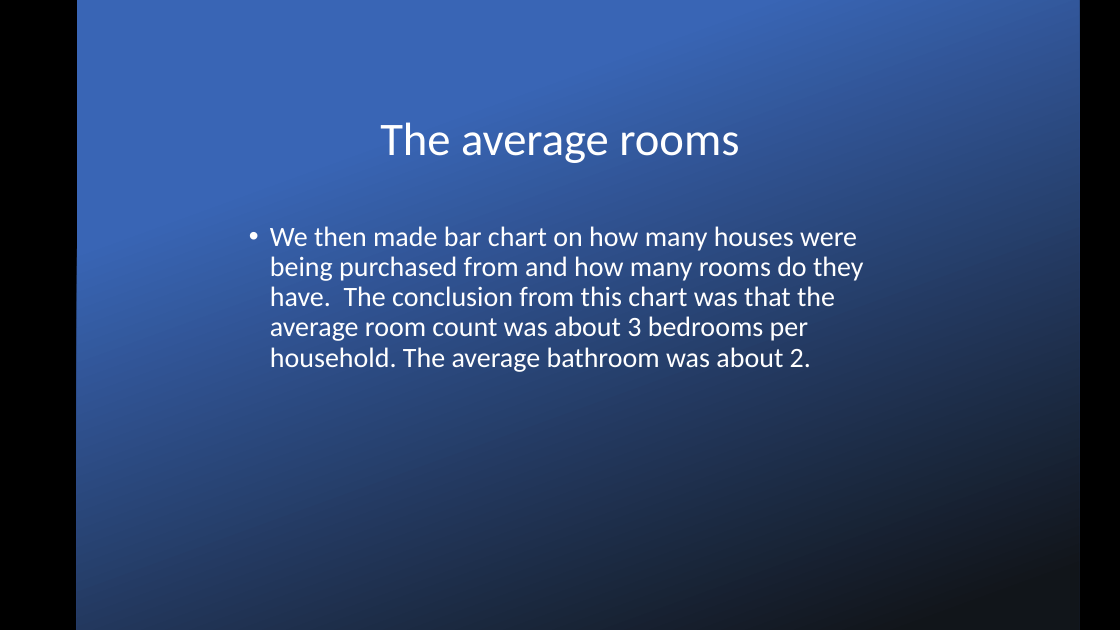
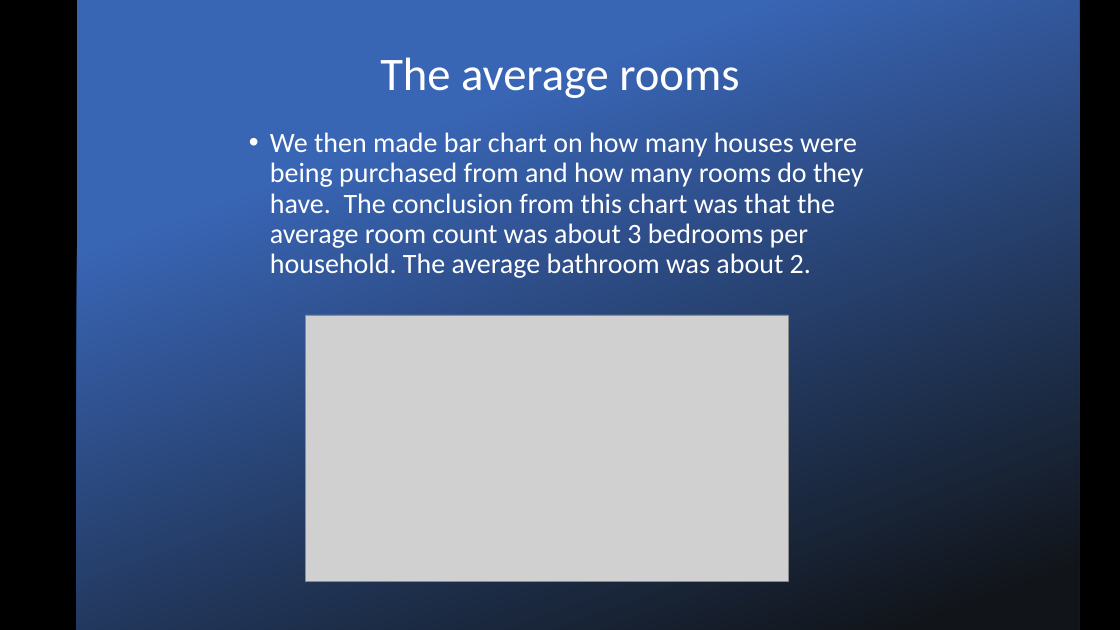
Before and after one commit to scavazos4/Project_One, a slide deck: slide 4 of presentEd.pptx. Drawn at 1120x630 pixels with LibreOffice and Linux fonts; fonts in the diff are those of the drawing; grey boxes stand for pictures; background and template pictures are left out. Boxes give left, top, right and bottom in pixels: in the first picture for what was removed or moved away, otherwise in the second. Text is boxed around its words. In the diff, an @@ line names an element or a change of style, - is before the commit and + after.

```diff
--- a/presentEd.pptx
+++ b/presentEd.pptx
@@ title "The average rooms": place and size @@
-title "The average rooms" at (380,122,739,163)
+title "The average rooms" at (380,57,739,98)
@@ text "We then made bar chart ...": place and size @@
-text "We then made bar chart ..." at (270,226,863,372)
+text "We then made bar chart ..." at (270,132,863,278)
@@ picture added at (306,315,789,581) @@
```
Also in this commit, not shown: 4 other slides changed.
